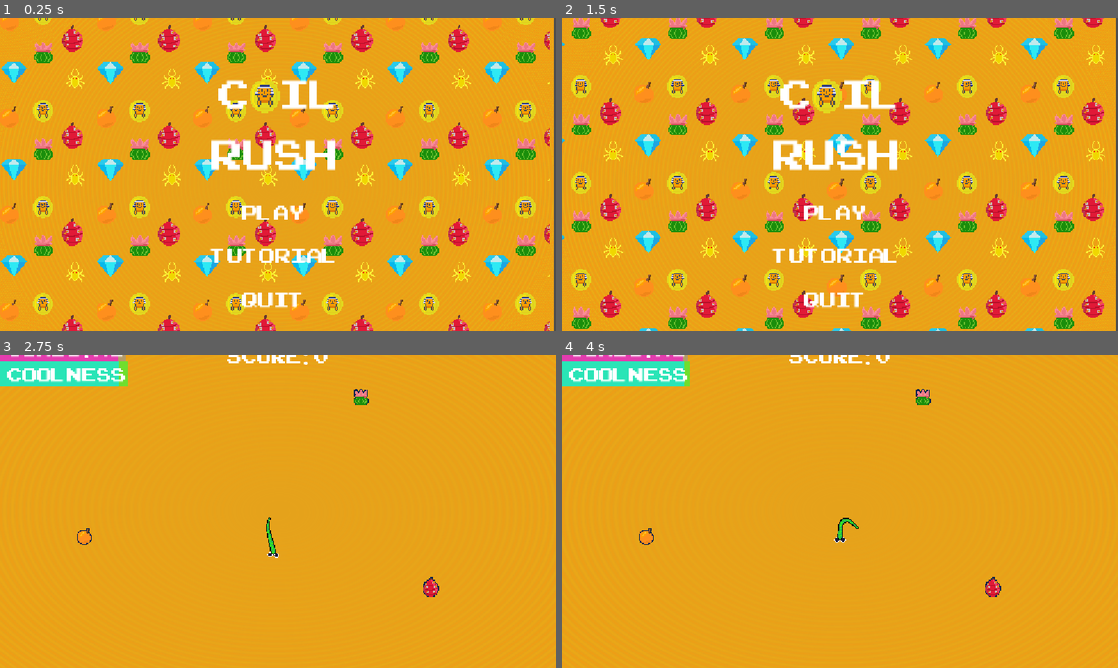
Above: before the commit, frames 1-4 (two rows, left to right).
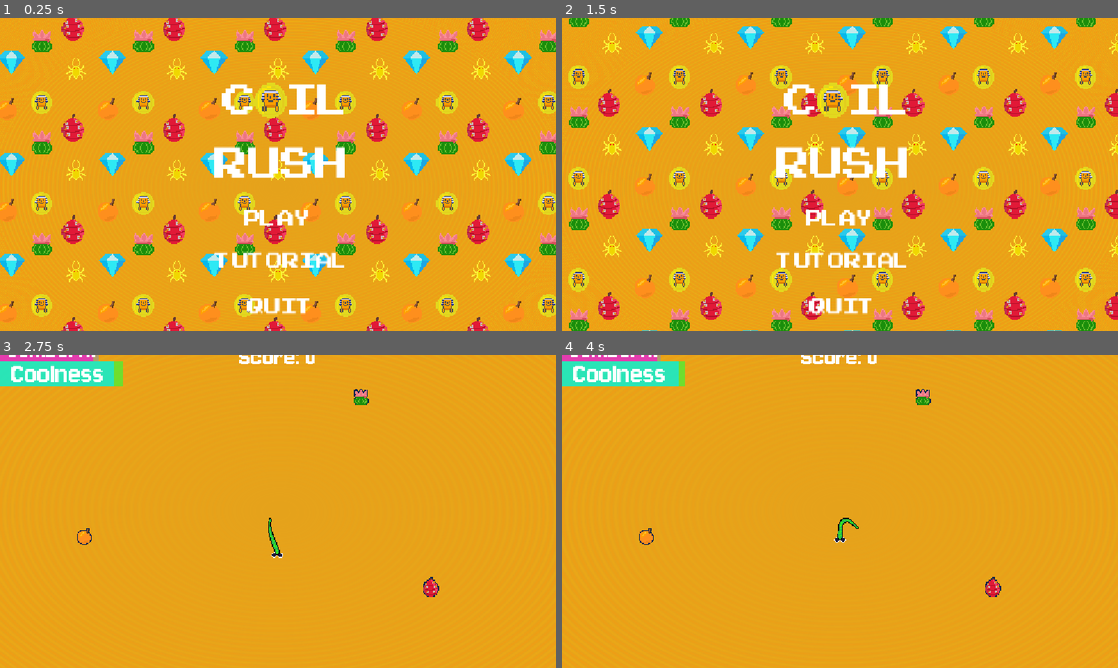
Above: after the commit, the same moments.

Repository: LeviathanGamez/Coil-Rush
Game: Godot game, scene res://scenes/main_menu.tscn
Same seed, same stepped clock (60 frames per second), same inputs: the game is played once before the commit and once after it.
Inputs (mouse positions are in pixels of both pictures, inside the frame that each line leads up to):
- Up to frame 1 (0.25 s): no input
- Up to frame 2 (1.5 s): click "Tutorial" at 0.5 s; click "X" at 1.25 s
- Up to frame 3 (2.75 s): click "Play" at 2 s
- Up to frame 4 (4 s): tap Enter at 2.75 s; move the mouse to (962, 495) at 2.77 s; hold Right 2.78-3.5 s; hold Space (click) 2.78-3.5 s; click (962, 495) at 2.92 s; click "Retry" at 3.5 s

The runs differ from the first frame. In frame 1, 31% of the frame differs, in the area x 0-100%, y 0-100%; in frame 2, 31%; in frame 3, 1.3%; in frame 4, 1.2%.

Commit message:
Fixed itch.io issues

Diff:
--- a/procedural-life/entities/snake2/snake_2.tscn
+++ b/procedural-life/entities/snake2/snake_2.tscn
@@ -62,10 +62,3 @@
 default_color = Color(0.033203125, 0.033203125, 0.033203125, 1)
 begin_cap_mode = 2
 end_cap_mode = 2
-
-[node name="Camera2D" type="Camera2D" parent="." unique_id=1158984050]
-zoom = Vector2(0.7, 0.7)
-process_callback = 0
-limit_smoothed = true
-position_smoothing_enabled = true
-position_smoothing_speed = 10.0
--- a/procedural-life/scenes/main.tscn
+++ b/procedural-life/scenes/main.tscn
@@ -10,6 +10,7 @@
 [ext_resource type="Script" uid="uid://qkcur6q4ddkw" path="res://scripts/spawner.gd" id="6_o6xl0"]
 [ext_resource type="FontFile" uid="uid://b80ns8fksh5q" path="res://assets/fonts/ARCADECLASSIC.TTF" id="6_tefeu"]
 [ext_resource type="Script" uid="uid://b4ffcybwm5012" path="res://scripts/label.gd" id="8_tipki"]
+[ext_resource type="FontFile" uid="uid://ccjne7mb80vxe" path="res://assets/fonts/Jersey10-Regular copy 2.ttf" id="9_jbj1t"]
 [ext_resource type="AudioStream" uid="uid://b04sg50qe15mh" path="res://assets/sound effects/coin-sfx.MP3" id="11_eb6dy"]
 [ext_resource type="AudioStream" uid="uid://b78vbm15nknc8" path="res://assets/sound effects/munch.MP3" id="12_trceg"]
 [ext_resource type="Script" uid="uid://co7wedrkc8wlj" path="res://scripts/retry_button.gd" id="13_trceg"]
@@ -114,7 +115,7 @@
 offset_right = 214.0
 offset_bottom = -416.0
 theme_override_colors/font_color = Color(1, 1, 1, 1)
-theme_override_fonts/font = ExtResource("6_tefeu")
+theme_override_fonts/font = ExtResource("9_jbj1t")
 theme_override_font_sizes/font_size = 80
 text = "Score: 0"
 horizontal_alignment = 1
@@ -143,11 +144,11 @@
 z_index = 12
 z_as_relative = false
 layout_mode = 0
-offset_left = 22.0
-offset_top = -1.0
-offset_right = 261.0
-offset_bottom = 259.0
-theme_override_fonts/font = ExtResource("6_tefeu")
+offset_left = 21.0
+offset_top = -5.0
+offset_right = 274.0
+offset_bottom = 255.0
+theme_override_fonts/font = ExtResource("9_jbj1t")
 theme_override_font_sizes/font_size = 80
 text = "Combo X1"
 
@@ -178,11 +179,12 @@
 z_index = 12
 z_as_relative = false
 layout_mode = 0
-offset_left = 22.0
-offset_right = 374.0
-offset_bottom = 260.0
-theme_override_fonts/font = ExtResource("6_tefeu")
-theme_override_font_sizes/font_size = 80
+offset_left = 34.0
+offset_top = -12.0
+offset_right = 398.0
+offset_bottom = 248.0
+theme_override_fonts/font = ExtResource("9_jbj1t")
+theme_override_font_sizes/font_size = 90
 text = "Coolness"
 
 [node name="CoolnessTimer" type="Timer" parent="UI/CoolRect" unique_id=1268477617]
@@ -382,7 +384,7 @@
 theme_override_colors/font_color = Color(1, 0, 0, 1)
 theme_override_colors/font_outline_color = Color(1, 0.9277344, 0.9277344, 1)
 theme_override_constants/outline_size = 0
-theme_override_fonts/font = ExtResource("6_tefeu")
+theme_override_fonts/font = ExtResource("9_jbj1t")
 theme_override_font_sizes/font_size = 140
 theme_override_styles/normal = SubResource("StyleBoxEmpty_eb6dy")
 text = "You died!"
@@ -405,6 +407,13 @@
 text = "Final Score: 0"
 horizontal_alignment = 1
 vertical_alignment = 1
+
+[node name="Camera2D" type="Camera2D" parent="." unique_id=1625836543]
+zoom = Vector2(0.7, 0.7)
+process_callback = 0
+limit_smoothed = true
+position_smoothing_enabled = true
+position_smoothing_speed = 10.0
 
 [connection signal="timeout" from="Difficulty/Timer" to="Difficulty" method="_on_timer_timeout"]
 [connection signal="timeout" from="Spawner/Timer" to="Spawner" method="_on_timer_timeout"]
--- a/procedural-life/scenes/main_menu.tscn
+++ b/procedural-life/scenes/main_menu.tscn
@@ -67,22 +67,20 @@
 z_index = -1
 material = SubResource("ShaderMaterial_wu84c")
 layout_mode = 0
-offset_left = -5.0
-offset_top = -157.0
-offset_right = 1148.0
-offset_bottom = 843.0
+offset_left = -9.0
+offset_top = -44.0
+offset_right = 1661.0
+offset_bottom = 1049.0
 texture = SubResource("GradientTexture2D_8ln24")
-
-[node name="Camera2D" type="Camera2D" parent="." unique_id=1092516151]
-anchor_mode = 0
 
 [node name="Title" type="Control" parent="." unique_id=1373232770]
 z_index = 6
 anchors_preset = 0
-offset_left = 33.0
-offset_top = -20.0
-offset_right = 40.0
-offset_bottom = 40.0
+offset_left = 28.0
+offset_top = -27.0
+offset_right = 35.0
+offset_bottom = 33.0
+scale = Vector2(1.5, 1.5)
 
 [node name="Sprite2D" type="Sprite2D" parent="Title" unique_id=120259412]
 position = Vector2(517, 183.00002)
@@ -104,34 +102,38 @@
 [node name="Tiles" type="TextureRect" parent="." unique_id=1832439527]
 material = SubResource("ShaderMaterial_8ln24")
 layout_mode = 0
-offset_top = -31.0
-offset_right = 570.0
-offset_bottom = 391.0
-scale = Vector2(2, 2)
+offset_left = -10.0
+offset_top = -85.0
+offset_right = 546.6667
+offset_bottom = 296.33334
+scale = Vector2(3, 3)
 texture = ExtResource("4_wu84c")
 stretch_mode = 1
 
 [node name="Label" type="Label" parent="." unique_id=2095411726]
 layout_mode = 0
-offset_left = 5.0
-offset_top = 684.0
-offset_right = 731.0
-offset_bottom = 747.0
-theme_override_fonts/font = ExtResource("2_bqqt6")
-theme_override_font_sizes/font_size = 38
+offset_left = 13.0
+offset_top = 963.0
+offset_right = 739.0
+offset_bottom = 1029.0
+theme_override_fonts/font = ExtResource("8_tbmy8")
+theme_override_font_sizes/font_size = 60
 text = "Made By: Leviathan_Games"
 
 [node name="Play_button" type="Control" parent="." unique_id=633297234]
 anchors_preset = 0
-offset_right = 40.0
-offset_bottom = 40.0
+offset_left = 261.0
+offset_top = 88.0
+offset_right = 301.0
+offset_bottom = 128.0
 
 [node name="Button" type="Button" parent="Play_button" unique_id=855732433]
 layout_mode = 0
-offset_left = 497.0
-offset_top = 369.0
-offset_right = 637.0
-offset_bottom = 438.0
+offset_left = 455.0
+offset_top = 452.00003
+offset_right = 595.0
+offset_bottom = 521.0
+scale = Vector2(1.5, 1.5)
 theme_override_colors/font_color = Color(1, 1, 1, 1)
 theme_override_colors/font_hover_color = Color(1, 0, 0, 1)
 theme_override_colors/font_outline_color = Color(1, 0.9277344, 0.9277344, 1)
@@ -147,15 +149,18 @@
 
 [node name="Quit_button" type="Control" parent="." unique_id=1047116573]
 anchors_preset = 0
-offset_right = 40.0
-offset_bottom = 40.0
+offset_left = 261.0
+offset_top = 88.0
+offset_right = 301.0
+offset_bottom = 128.0
 
 [node name="Button" type="Button" parent="Quit_button" unique_id=1272828910]
 layout_mode = 0
-offset_left = 497.0
-offset_top = 550.0
-offset_right = 637.0
-offset_bottom = 619.0
+offset_left = 465.0
+offset_top = 712.0
+offset_right = 605.0
+offset_bottom = 781.0
+scale = Vector2(1.5, 1.5)
 theme_override_colors/font_color = Color(1, 1, 1, 1)
 theme_override_colors/font_hover_color = Color(1, 0, 0, 1)
 theme_override_colors/font_outline_color = Color(1, 0.9277344, 0.9277344, 1)
@@ -172,15 +177,18 @@
 
 [node name="Tutorial_button" type="Control" parent="." unique_id=882317054]
 anchors_preset = 0
-offset_right = 40.0
-offset_bottom = 40.0
+offset_left = 261.0
+offset_top = 88.0
+offset_right = 301.0
+offset_bottom = 128.0
 
 [node name="Button" type="Button" parent="Tutorial_button" unique_id=470567409]
 layout_mode = 0
-offset_left = 438.0
-offset_top = 458.0
-offset_right = 702.0
-offset_bottom = 527.0
+offset_left = 377.0
+offset_top = 577.0
+offset_right = 641.0
+offset_bottom = 646.0
+scale = Vector2(1.5, 1.5)
 theme_override_colors/font_color = Color(1, 1, 1, 1)
 theme_override_colors/font_hover_color = Color(1, 0, 0, 1)
 theme_override_colors/font_outline_color = Color(1, 0.9277344, 0.9277344, 1)
@@ -294,6 +302,10 @@
 text = "X"
 script = ExtResource("16_5pajh")
 
+[node name="Camera2D" type="Camera2D" parent="." unique_id=1092516151]
+anchor_mode = 0
+zoom = Vector2(0.7, 0.7)
+
 [connection signal="pressed" from="Play_button/Button" to="Play_button/Button" method="_on_pressed"]
 [connection signal="pressed" from="Quit_button/Button" to="Quit_button/Button" method="_on_pressed"]
 [connection signal="pressed" from="Tutorial_button/Button" to="Tutorial_button/Button" method="_on_pressed"]
--- a/procedural-life/scripts/label.gd
+++ b/procedural-life/scripts/label.gd
@@ -39,7 +39,7 @@
 	combo_label.text = "Combo: X" + str(int(Manager.combo))
 	combo_rect.size.x = combo_label.size.x + 28
 	combo_rect2.size.x = combo_rect.size.x * (combo_timer.time_left/ combo_timer.wait_time)
-	cool_rect.size.x = cool_label.size.x + 28
+	cool_rect.size.x = cool_label.size.x
 	cool_rect2.size.x = cool_rect.size.x * (coolness_timer.time_left/coolness_timer.wait_time)
 
 func change_score(value):
Not shown, added: procedural-life/export_presets.cfg
Not shown, changed: .DS_Store
Not shown, changed: procedural-life/.DS_Store
Not shown, added: procedural-life/assets/.DS_Store
